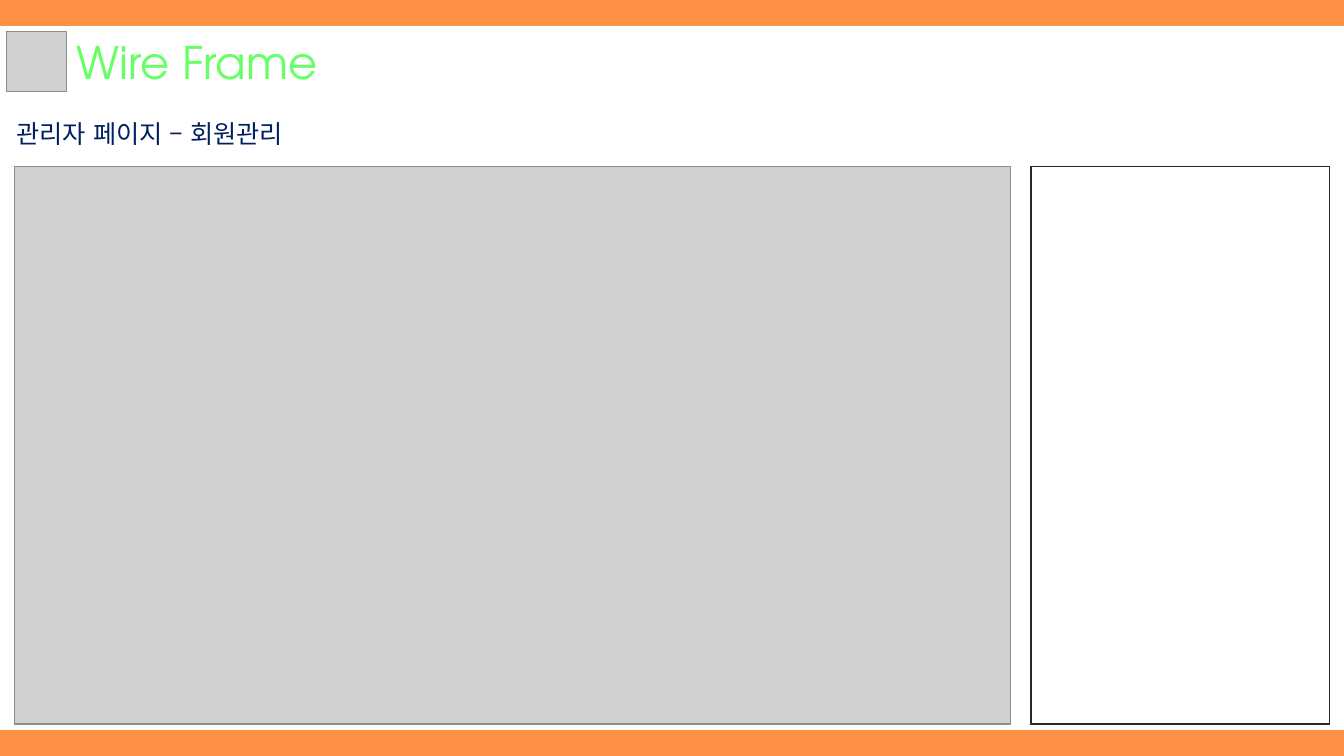
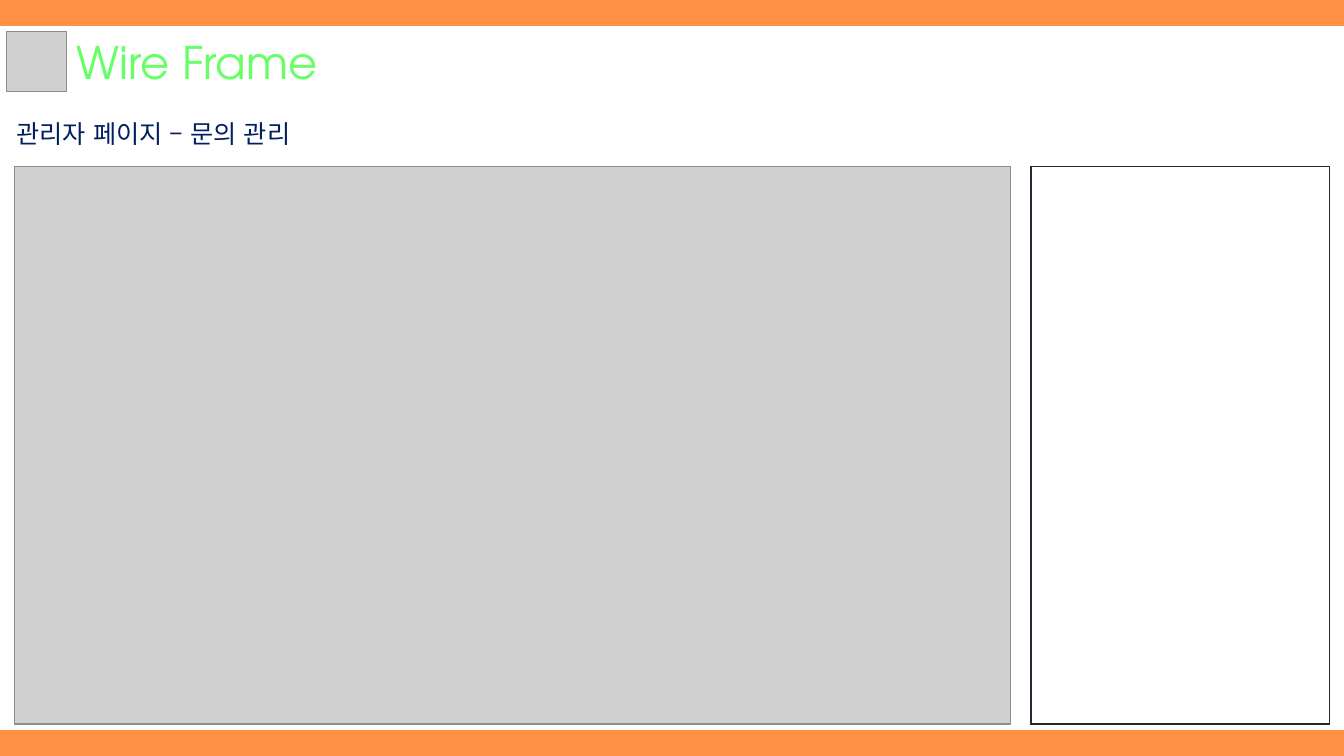
Before and after one commit to hhsw07/ezen-academy-projects, a slide deck: slide 16 of WebContent/hsw/3조 하비팩토리_hsw.pptx (slide 4 before the commit). Drawn at 1344x756 pixels with LibreOffice and Linux fonts; fonts in the diff are those of the drawing; grey boxes stand for pictures. Boxes give left, top, right and bottom in pixels: in the first picture for what was removed or moved away, otherwise in the second. Text is boxed around its words. In the diff, an @@ line names an element or a change of style, - is before the commit and + after.

```diff
--- a/WebContent/hsw/3조 하비팩토리_hsw.pptx
+++ b/WebContent/hsw/3조 하비팩토리_hsw.pptx
@@ text at bbox=[17, 122, 290, 145]: text changed @@
-관리자 페이지 – 회원관리
+관리자 페이지 – 문의 관리
```
Also in this commit, not shown: 4 other slides changed, 5 slides added, 1 slide removed, 9 other files.
